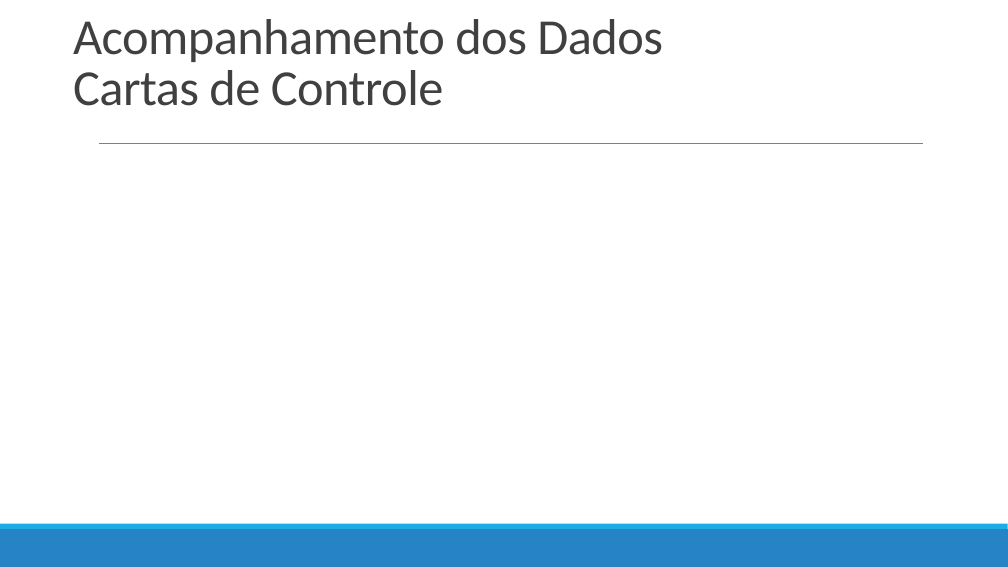
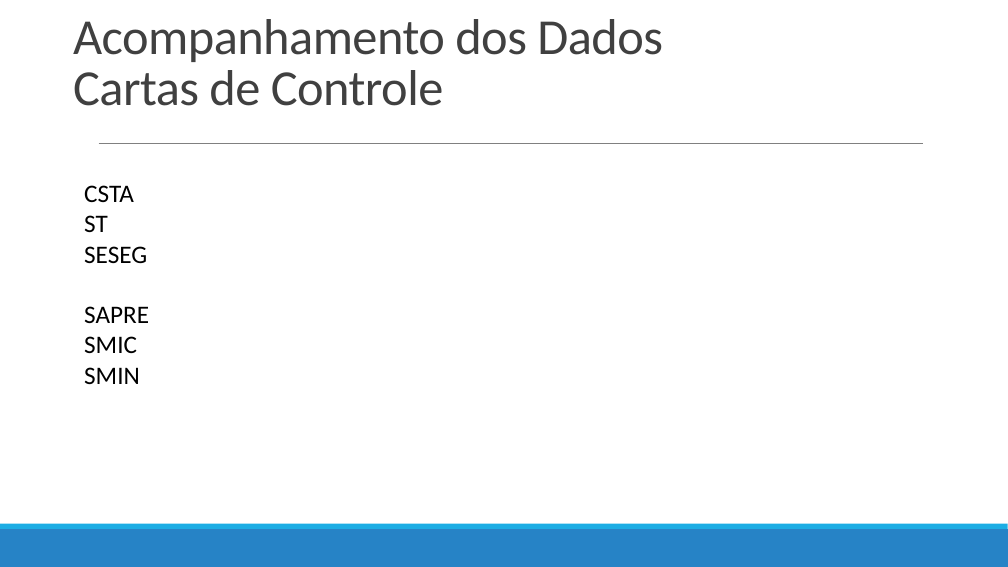
Before and after one commit to ruhansanabria/Puc_Lean2016, a slide deck: slide 11 of Apresentações/TRE DMAIC - Improve -FollowUP.pptx (slide 10 before the commit). Drawn at 1008x567 pixels with LibreOffice and Linux fonts; fonts in the diff are those of the drawing. Boxes give left, top, right and bottom in pixels: in the first picture for what was removed or moved away, otherwise in the second. Text is boxed around its words. In the diff, an @@ line names an element or a change of style, - is before the commit and + after.

```diff
--- a/Apresentações/TRE DMAIC - Improve -FollowUP.pptx
+++ b/Apresentações/TRE DMAIC - Improve -FollowUP.pptx
@@ text added at (84, 185, 149, 384), 24 pt, text #000000 @@
+CSTA
+ST
+SESEG
+SAPRE
+SMIC
+SMIN
```
Also in this commit, not shown: 5 other slides changed, 16 slides added, 1 slide removed.
